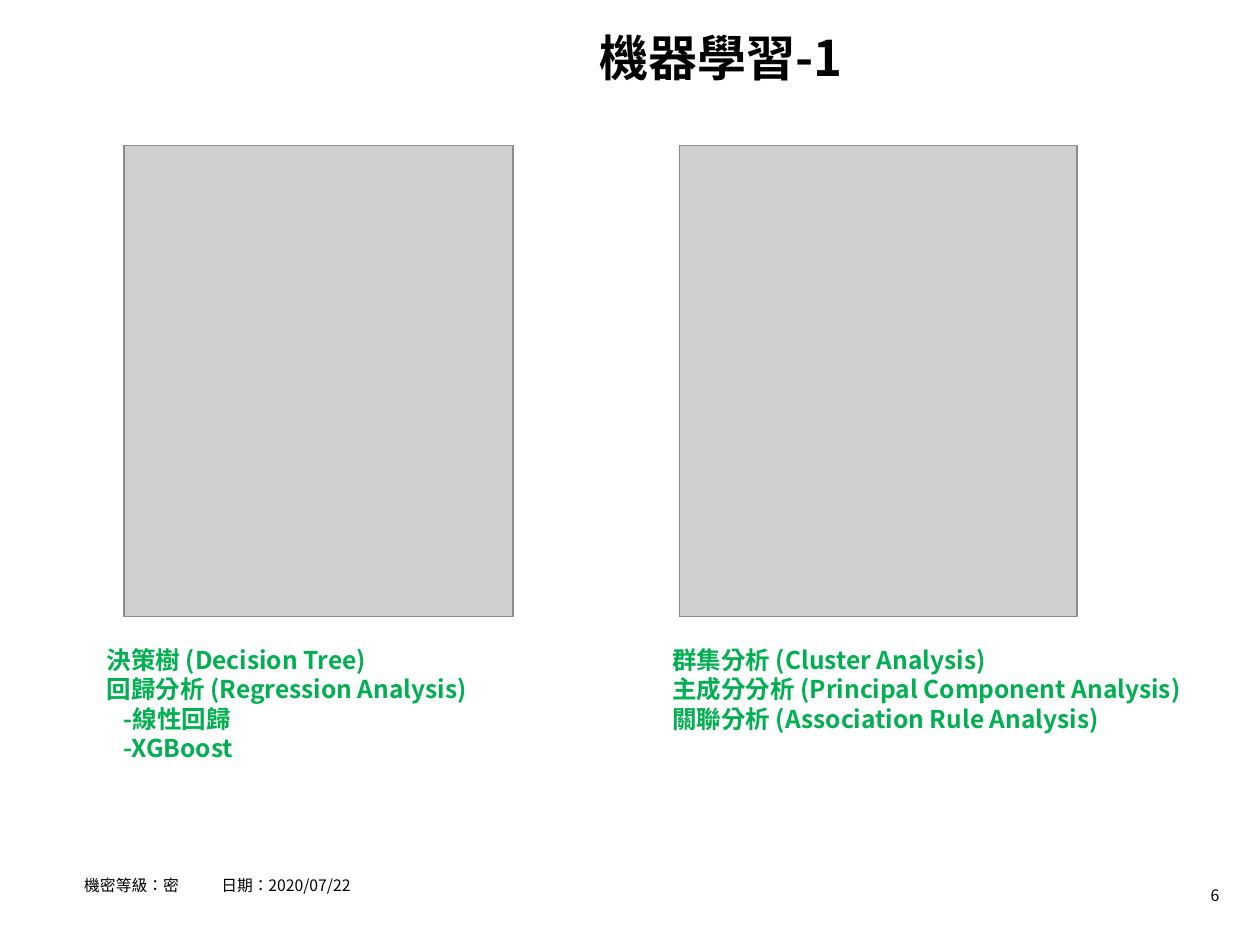
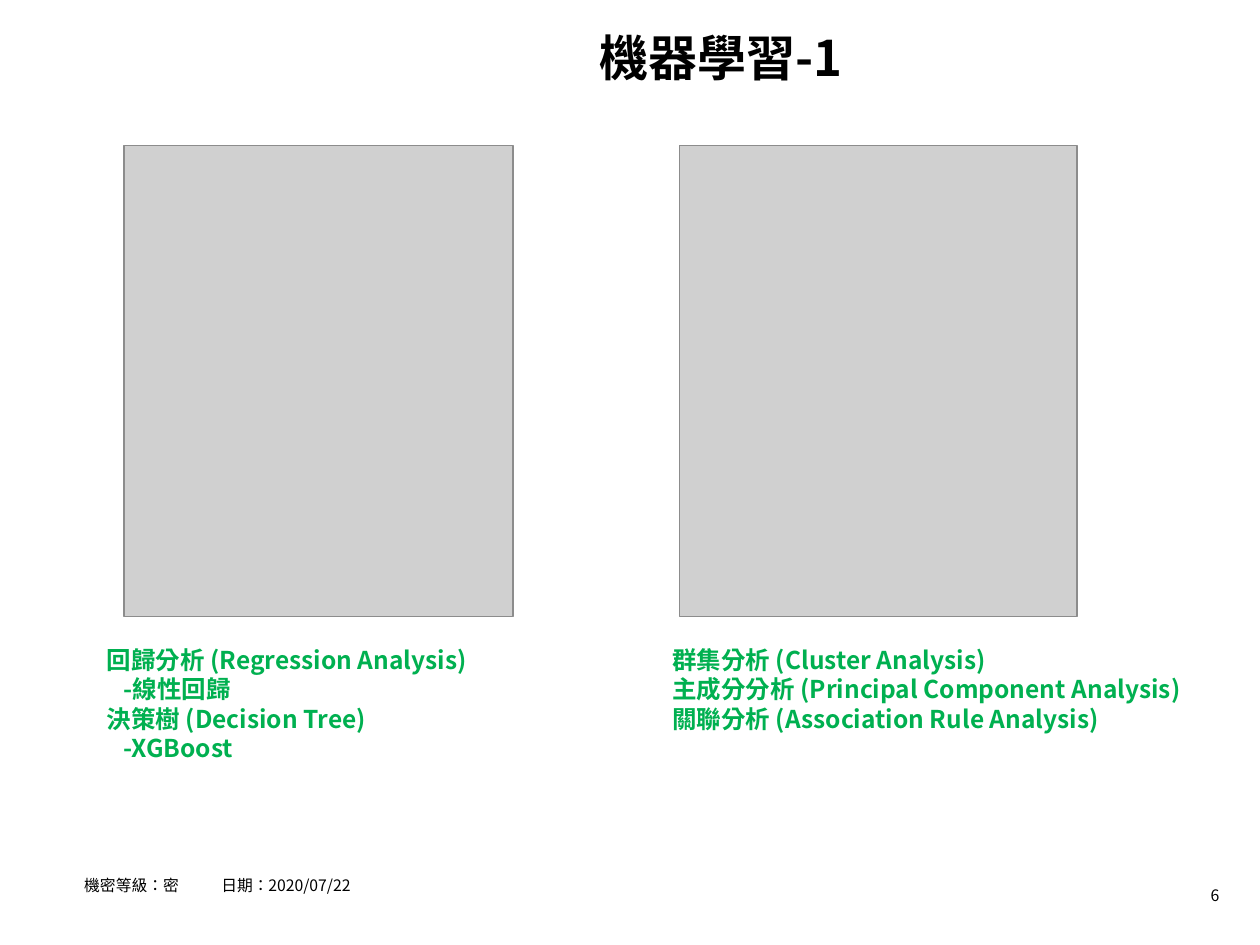
Before and after one commit to hrne/FINAL_REPORT, a slide deck: slide 6 of AI_Report/AI應用-不動產價格預測.pptx. Drawn at 1260x945 pixels with LibreOffice and Linux fonts; fonts in the diff are those of the drawing; grey boxes stand for pictures; background and template pictures are left out. Boxes give left, top, right and bottom in pixels: in the first picture for what was removed or moved away, otherwise in the second. Text is boxed around its words. In the diff, an @@ line names an element or a change of style, - is before the commit and + after.

```diff
--- a/AI_Report/AI應用-不動產價格預測.pptx
+++ b/AI_Report/AI應用-不動產價格預測.pptx
@@ text at (107,648,366,674): paragraph removed @@
-決策樹 (Decision Tree)
@@ text at (107,707,366,733): paragraph added @@
+決策樹 (Decision Tree)
```
Also in this commit, not shown: 7 other slides changed, 2 other files.
